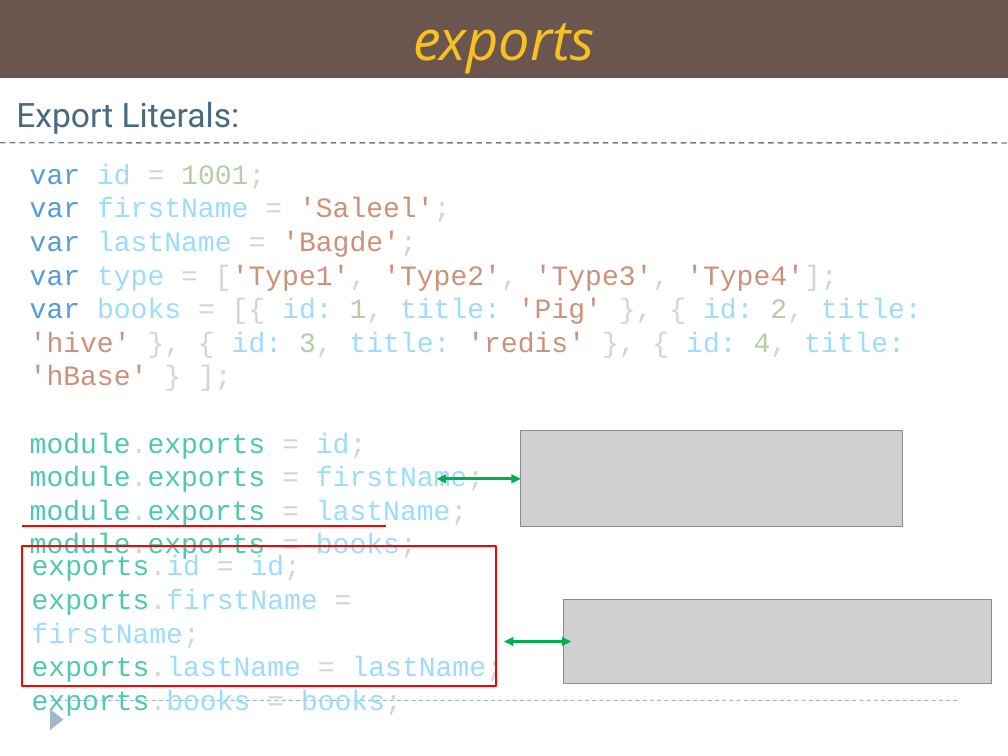
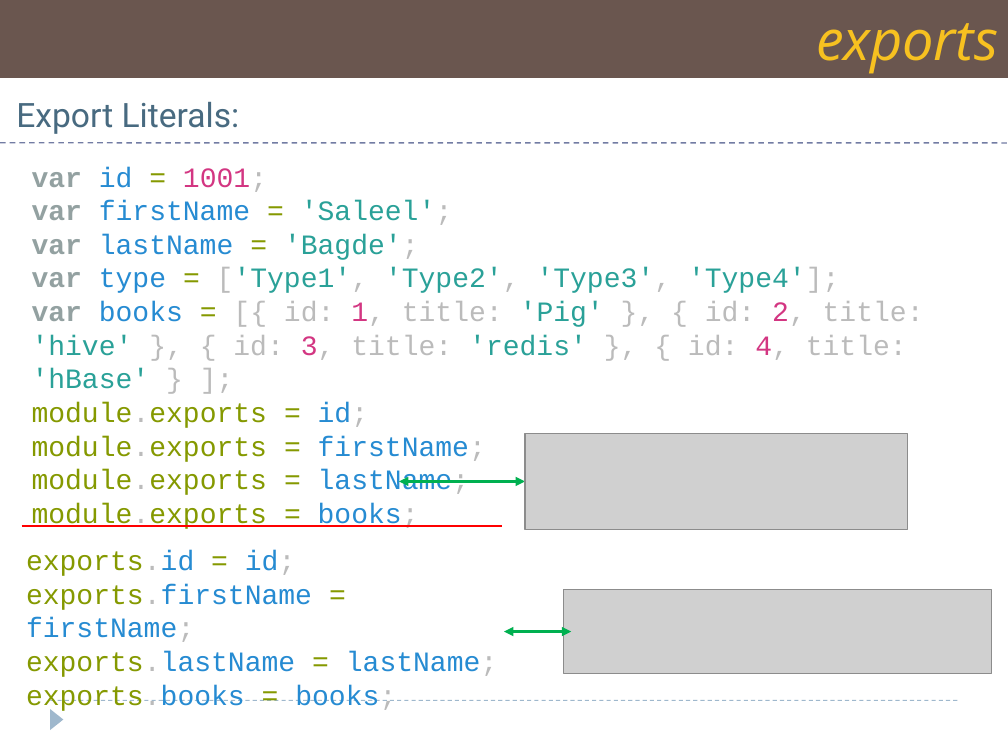
Before and after one commit to Saleel-Bagde/PPT-s, a slide deck: slide 12 of AWP PPT - NodeJS.pptx. Drawn at 1008x756 pixels with LibreOffice and Linux fonts; fonts in the diff are those of the drawing; grey boxes stand for pictures. Boxes give left, top, right and bottom in pixels: in the first picture for what was removed or moved away, otherwise in the second. Text is boxed around its words. In the diff, an @@ line names an element or a change of style, - is before the commit and + after.

```diff
--- a/AWP PPT - NodeJS.pptx
+++ b/AWP PPT - NodeJS.pptx
@@ rectangle "exports" at (0,0,1008,78): alignment centre to right @@
@@ text "var id = 1001;" at (32,167,924,495): text colour #569CD6 to #93A1A1, bold on in "var", "var", "var", "var" and 1 more places; text colour #9CDCFE to #268BD2 in "id", "firstName", "lastName", "type" and 5 more places; text colour #D4D4D4 to #859900 in "=", "=", "=", "=" and 5 more places; text colour #B5CEA8 to #D33682 in "1001;", "1, 2, 3, 4,"; text colour #D4D4D4 to #BBBBBB in "1001;", "'Saleel';", "'Bagde';", "['Type1', 'Type2', 'Type3', 'Type4'];" and 5 more places; text colour #CE9178 to #2AA198 in "'Saleel';", "'Bagde';", "['Type1', 'Type2', 'Type3', 'Type4'];", "'Pig' 'hive' 'redis' 'hBase'"; text colour #9CDCFE to #BBBBBB in "id: title: id: title: id: title: id: ..."; text colour #4EC9B0 to #859900 in "module.exports", "module.exports", "module.exports", "module.exports" @@
@@ picture: place and size @@
-picture at (521,431,903,527)
+picture at (525,433,907,529)
@@ double arrow moved from (436, 479) - (521, 479) to (399, 482) - (525, 482) @@
@@ text "exports.id = id;" at (26,550,498,713): text colour #4EC9B0 to #859900 in "exports.id", "exports.firstName", "exports.lastName", "exports.books"; text colour #D4D4D4 to #BBBBBB, text colour #9CDCFE to #268BD2 in "exports.id id;", "exports.firstName firstName;", "exports.lastName lastName;", "exports.books books;"; text colour #D4D4D4 to #859900 in "=", "=", "=", "=" @@
@@ line moved from (21, 525) - (386, 525) to (21, 525) - (502, 525) @@
@@ rectangle removed at (21,546,495,686) @@
@@ picture: place and size @@
-picture at (563,600,991,683)
+picture at (563,590,991,673)
@@ double arrow moved from (504, 641) - (572, 641) to (504, 632) - (572, 632) @@
```
Also in this commit, not shown: 27 other slides changed, 2 slides added, 1 slide removed, 2 other files.
